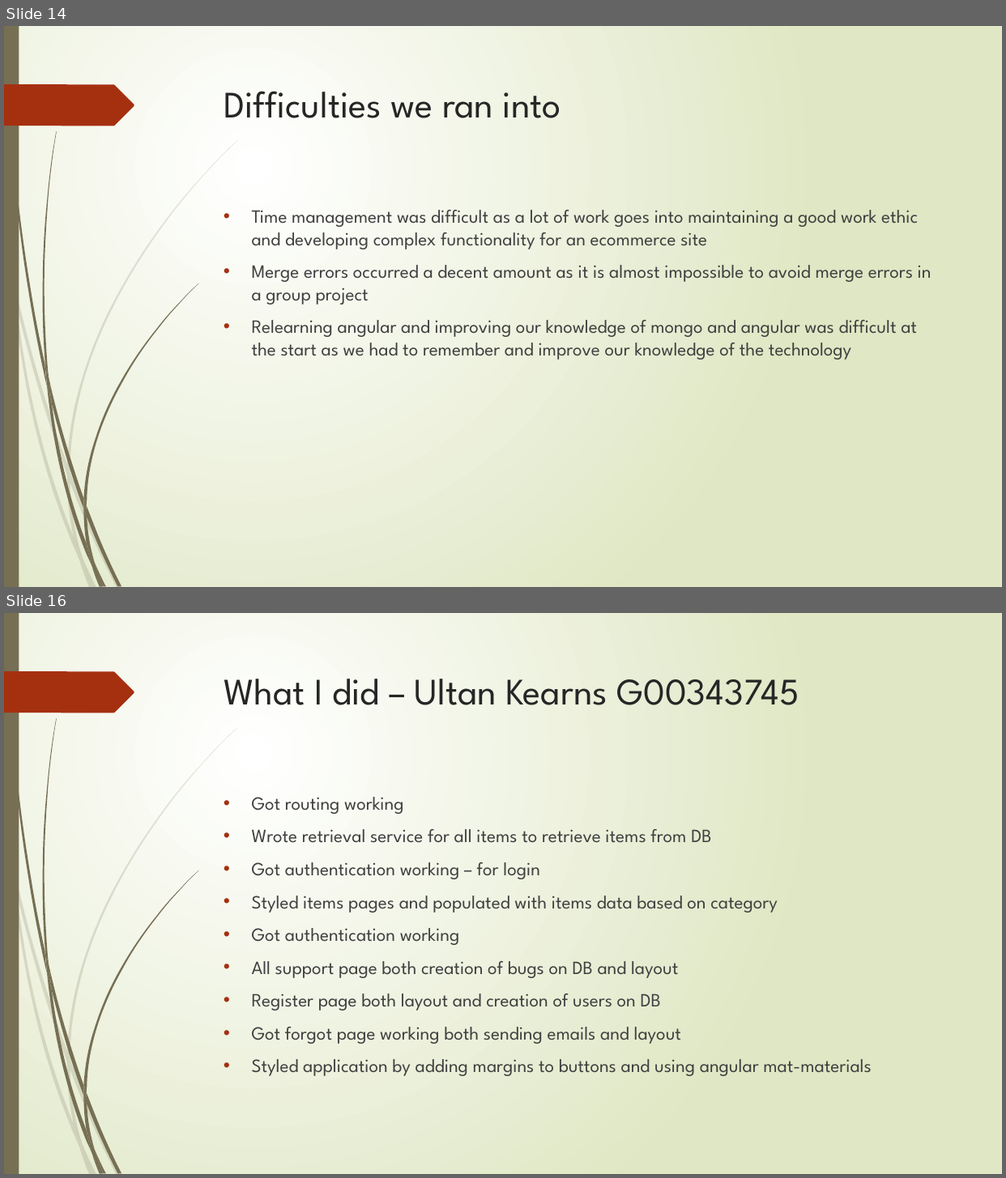
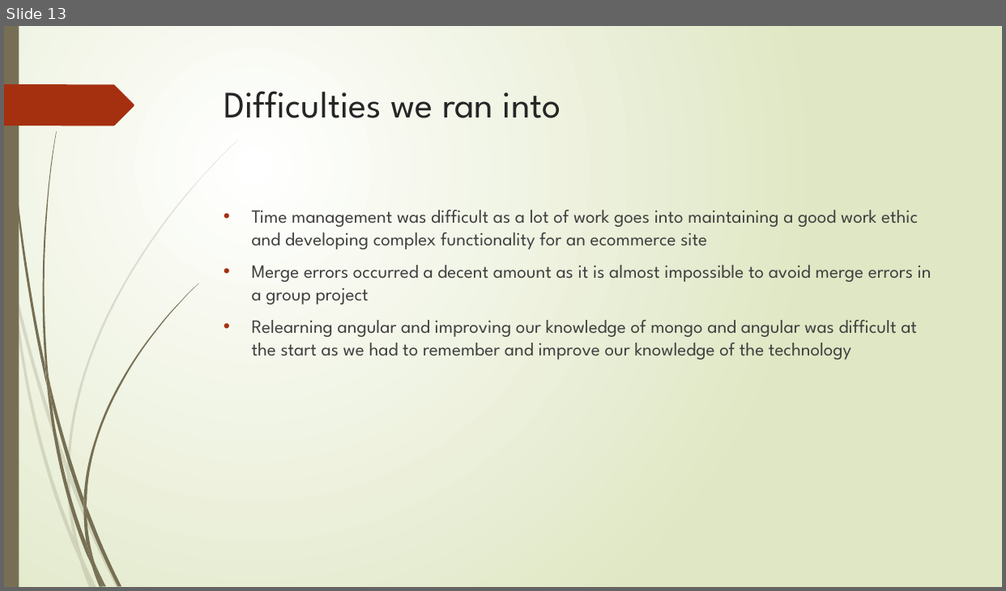
Before and after one commit to Ultan-Kearns/eCommerceApp, a slide deck: Presentation IT Professional.pptx. Shown one above the other, each under a label of ours: slides 14 and 16 before the commit, slide 13 after it; the slides between them are not shown. The pictures are 1006x1178 and 1006x591 pixels, drawn with LibreOffice and Linux fonts; fonts in the diff are those of the drawing. Boxes give left, top, right and bottom in pixels: in the first picture for what was removed or moved away, otherwise in the second. Text is boxed around its words. In the diff, an @@ line names an element or a change of style, - is before the commit and + after.

```diff
--- a/Presentation IT Professional.pptx
+++ b/Presentation IT Professional.pptx
@@ slide 16 removed at box(4, 613, 1002, 1174), background gradient #FFFFFF to #DFE8C4; not listed: 24 template elements that a slide beside it also shows @@
@@ title removed at box(224, 679, 799, 705) @@
-What I did – Ultan Kearns G00343745
@@ text removed at box(252, 797, 871, 1076) @@
-• Got routing working
-• Wrote retrieval service for all items to retrieve items from DB
-• Got authentication working – for login
-• Styled items pages and populated with items data based on category
-• Got authentication working
-• All support page both creation of bugs on DB and layout
-• Register page both layout and creation of users on DB
-• Got forgot page working both sending emails and layout
-• Styled application by adding margins to buttons and using angular mat-materials
@@ what was slide 14 is now slide 13 @@
```
Also in this commit, not shown: 4 slides changed, 4 other slides removed.
